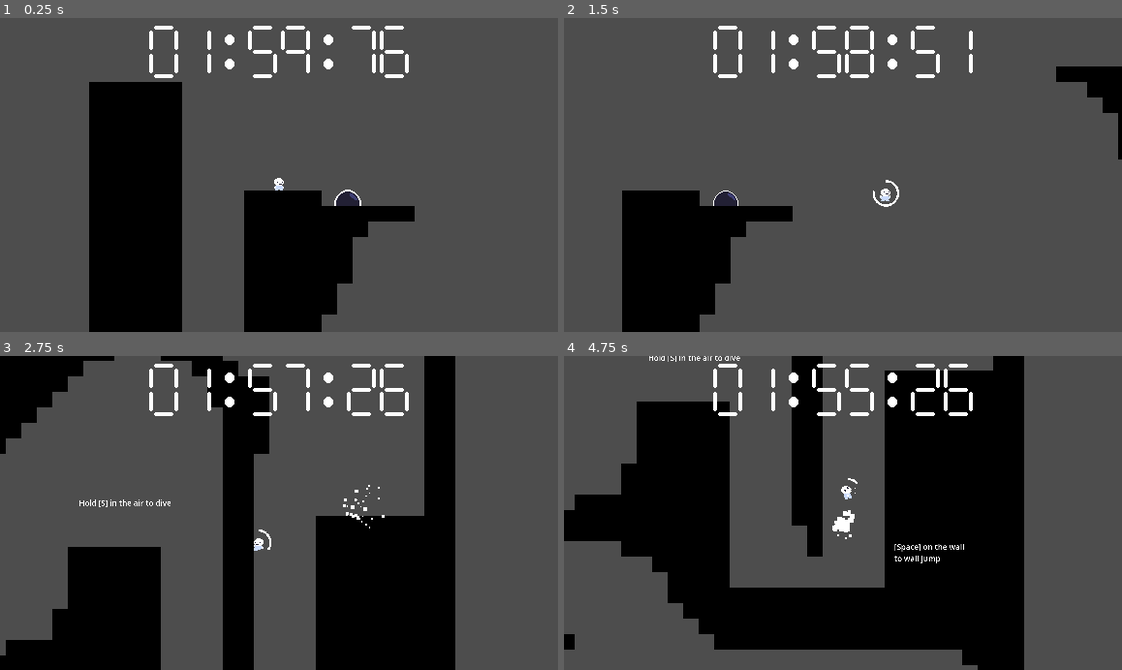
Above: before the commit, frames 1-4 (two rows, left to right).
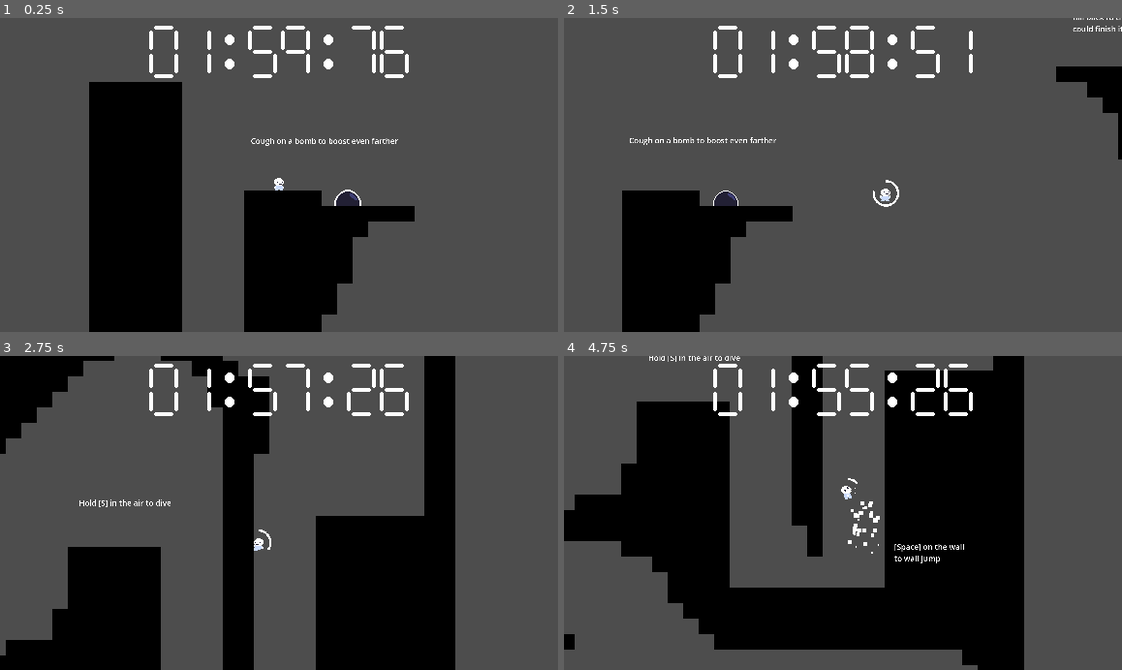
Above: after the commit, the same moments.

Repository: pxlinspace/hydrogen-bomb-vs.-coughing-baby
Game: Godot game, scene res://scenes/main.tscn
The game is run twice, just before and just after one commit, with the same random seed, the same clock (stepped at 60 frames per second) and the same inputs.
Inputs (mouse positions are in pixels of both pictures, inside the frame that each line leads up to):
- Up to frame 1 (0.25 s): no input
- Up to frame 2 (1.5 s): tap Enter at 0.5 s; move the mouse to (965, 159) at 0.52 s; hold J (cough) 0.53-1.28 s; hold D (right) from 0.53 s (still down); click (965, 159) at 0.67 s; tap Space (jump) at 0.77, 1.07 s; tap S (dive) at 0.8, 1.35 s; move the mouse to (731, 190) at 1.27 s
- Up to frame 3 (2.75 s): tap Space (jump) at 1.52, 1.55, 1.82 s; move the mouse to (334, 443) at 2.02 s; release D (right) at 2.03 s; hold A (left) from 2.03 s (still down); hold Space (jump) from 2.03 s (still down); tap J (cough) at 2.3 s
- Up to frame 4 (4.75 s): move the mouse to (815, 575) at 2.77 s; release A (left) at 2.78 s; release Space (jump) at 2.78 s; hold D (right) 2.78-4.28 s; tap J (cough) at 2.85, 4.55 s; click (815, 575) at 2.92 s; tap Space (jump) at 3.02, 3.32, 3.77, 3.8, 4.07, 4.52 s; tap S (dive) at 3.05 s; move the mouse to (1010, 560) at 3.52 s; hold S (dive) 3.53-4.28 s; move the mouse to (675, 465) at 4.27 s; hold A (left) from 4.28 s (still down); tap Alt at 4.35 s

The runs differ from the first frame. In frame 1, 0.2% of the frame differs, in the area x 44-72%, y 38-41%; in frame 2, 0.3%; in frame 3, less than 0.1%; in frame 4, 0.3%, in the area x 48-57%, y 46-63%.

Commit message:
added new polyline explosion animation

Diff:
--- /dev/null
+++ b/scenes/animations/explosion_animation.tscn
@@ -0,0 +1,6 @@
+[gd_scene format=3 uid="uid://d0r6k1711y2kt"]
+
+[ext_resource type="Script" uid="uid://ca1uloh6x8f0j" path="res://scenes/entities/explosion_animation.gd" id="1_e4lgy"]
+
+[node name="ExplosionAnimation" type="Node2D" unique_id=885451737]
+script = ExtResource("1_e4lgy")
--- a/scenes/entities/booster.gd
+++ b/scenes/entities/booster.gd
@@ -1,12 +1,15 @@
 class_name Booster extends StaticBody2D
 
+var is_explodable: bool = true
 @onready var recovery_timer: Timer = $RecoveryTimer
 @onready var animated_sprite_2d: AnimatedSprite2D = $AnimatedSprite2D
-var is_explodable: bool = true
+@onready var explosion_animations: Node2D = $ExplosionAnimations
 
 
 func explode() -> void:
 	animated_sprite_2d.play("explode")
+	for explosion_animation in explosion_animations.get_children():
+		explosion_animation.play()
 	is_explodable = false
 	recovery_timer.start()
 
--- a/scenes/entities/booster.tscn
+++ b/scenes/entities/booster.tscn
@@ -2,6 +2,7 @@
 
 [ext_resource type="Script" uid="uid://cs2vn2eatk6qc" path="res://scenes/entities/booster.gd" id="1_ixumo"]
 [ext_resource type="Texture2D" uid="uid://b8h0ou3qr8qsc" path="res://assets/images/booster-Sheet.png" id="2_5uqcs"]
+[ext_resource type="PackedScene" uid="uid://d0r6k1711y2kt" path="res://scenes/animations/explosion_animation.tscn" id="2_cqo38"]
 
 [sub_resource type="CircleShape2D" id="CircleShape2D_n08xa"]
 radius = 12.0
@@ -154,6 +155,22 @@
 collision_layer = 3
 script = ExtResource("1_ixumo")
 
+[node name="ExplosionAnimations" type="Node2D" parent="." unique_id=1538993534]
+
+[node name="ExplosionAnimation" parent="ExplosionAnimations" unique_id=885451737 instance=ExtResource("2_cqo38")]
+delay = 0.1
+tween_duration = 0.3
+final_radius = 40.0
+
+[node name="ExplosionAnimation2" parent="ExplosionAnimations" unique_id=1678000494 instance=ExtResource("2_cqo38")]
+delay = 0.05
+final_radius = 75.0
+color = Color(0.9083771, 0.782291, 0.37224528, 1)
+
+[node name="ExplosionAnimation3" parent="ExplosionAnimations" unique_id=2128499876 instance=ExtResource("2_cqo38")]
+tween_duration = 0.5
+color = Color(0.91, 0.5252217, 0.37310004, 1)
+
 [node name="CollisionShape2D" type="CollisionShape2D" parent="." unique_id=852528238]
 visible = false
 shape = SubResource("CircleShape2D_n08xa")
--- /dev/null
+++ b/scenes/entities/explosion_animation.gd
@@ -0,0 +1,49 @@
+extends Node2D
+
+const POINT_COUNT: int = 8
+
+@export var delay: float = 0.0
+@export var tween_duration: float = 0.4
+@export var final_radius: float = 100.0
+@export var starting_line_width: float = 32.0
+@export var color: Color = Color.WHITE
+
+var base_rotation: float = 0.0
+var radius: float = 0.0
+var line_width: float = 0.0
+
+
+func _process(_delta: float) -> void:
+	if visible:
+		position = Vector2((randf()-0.5) * line_width*0.35, (randf()-0.5) * line_width*0.35)
+		rotation = base_rotation + randf() * line_width * 0.02
+		queue_redraw()
+
+
+func _draw() -> void:
+	var points: PackedVector2Array = []
+	for i in POINT_COUNT+2:
+		points.push_back(Vector2.RIGHT.rotated(float(i)/POINT_COUNT * TAU) * radius)
+	draw_polyline(points, color, line_width)
+
+
+func play() -> void:
+	await get_tree().create_timer(delay).timeout
+
+	base_rotation = randf() * TAU
+	rotation = base_rotation
+
+	var radius_tween := create_tween()
+	radius_tween.tween_property(self, "radius", final_radius, tween_duration) \
+			.set_ease(Tween.EASE_OUT).set_trans(Tween.TRANS_QUART)
+
+	line_width = starting_line_width
+	var line_width_tween := create_tween()
+	line_width_tween.tween_property(self, "line_width", 0.0, tween_duration)
+	line_width_tween.tween_callback(_cleanup)
+
+	show()
+
+func _cleanup() -> void:
+	radius = 0
+	hide()
--- a/scenes/main.tscn
+++ b/scenes/main.tscn
@@ -49,11 +49,10 @@
 [node name="Labels" type="Node2D" parent="Stage" unique_id=90987075]
 
 [node name="EndLabel" type="Label" parent="Stage/Labels" unique_id=2137399179]
-visible = false
-offset_left = -23.0
-offset_top = -1037.0
-offset_right = 813.0
-offset_bottom = -656.0
+offset_left = 592.0
+offset_top = -1248.0
+offset_right = 1428.0
+offset_bottom = -867.0
 scale = Vector2(0.25, 0.25)
 theme_override_font_sizes/font_size = 32
 text = "That's it for now! Please offer feedback
@@ -84,7 +83,7 @@
 scale = Vector2(0.25, 0.25)
 theme_override_font_sizes/font_size = 32
 text = "
-[J] to boost forward
+[J] to boost forward with cough
 use [WASD] to aim boost direction"
 
 [node name="InstructionLabel3" type="Label" parent="Stage/Labels" unique_id=1108539366]
@@ -105,6 +104,15 @@
 theme_override_font_sizes/font_size = 32
 text = "[Space] on the wall
 to wall jump"
+
+[node name="InstructionLabel5" type="Label" parent="Stage/Labels" unique_id=294963937]
+offset_left = 134.0
+offset_top = -1049.0
+offset_right = 957.0
+offset_bottom = -812.0
+scale = Vector2(0.25, 0.25)
+theme_override_font_sizes/font_size = 32
+text = "Cough on a bomb to boost even farther"
 
 [node name="GUI" type="CanvasLayer" parent="." unique_id=731714688]
 
--- a/scenes/player/cough_particles.tscn
+++ b/scenes/player/cough_particles.tscn
@@ -9,15 +9,15 @@
 [node name="CoughParticles" type="CPUParticles2D" unique_id=1782316832]
 emitting = false
 amount = 32
-lifetime = 0.6
+lifetime = 0.4
 one_shot = true
 explosiveness = 0.9
 spread = 36.0
 gravity = Vector2(0, 0)
-initial_velocity_min = 50.0
-initial_velocity_max = 150.0
-damping_min = 100.0
-damping_max = 200.0
+initial_velocity_min = 176.97
+initial_velocity_max = 339.31
+damping_min = 400.0
+damping_max = 500.0
 scale_amount_min = 2.0
 scale_amount_max = 6.0
 scale_amount_curve = SubResource("Curve_qhqgy")
--- a/scenes/player/player.tscn
+++ b/scenes/player/player.tscn
@@ -371,7 +371,7 @@
 monitoring = false
 
 [node name="CollisionPolygon2D" type="CollisionPolygon2D" parent="Cougher/ParticleArea" unique_id=1497959916]
-polygon = PackedVector2Array(0, 0, 65, -25, 80, 0, 65, 25)
+polygon = PackedVector2Array(0, 0, 80, -40, 90, 0, 80, 40)
 
 [node name="AnimatedSprite2D" type="AnimatedSprite2D" parent="." unique_id=931994068]
 sprite_frames = SubResource("SpriteFrames_5gtgg")
Not shown, added: scenes/entities/explosion_animation.gd.uid
